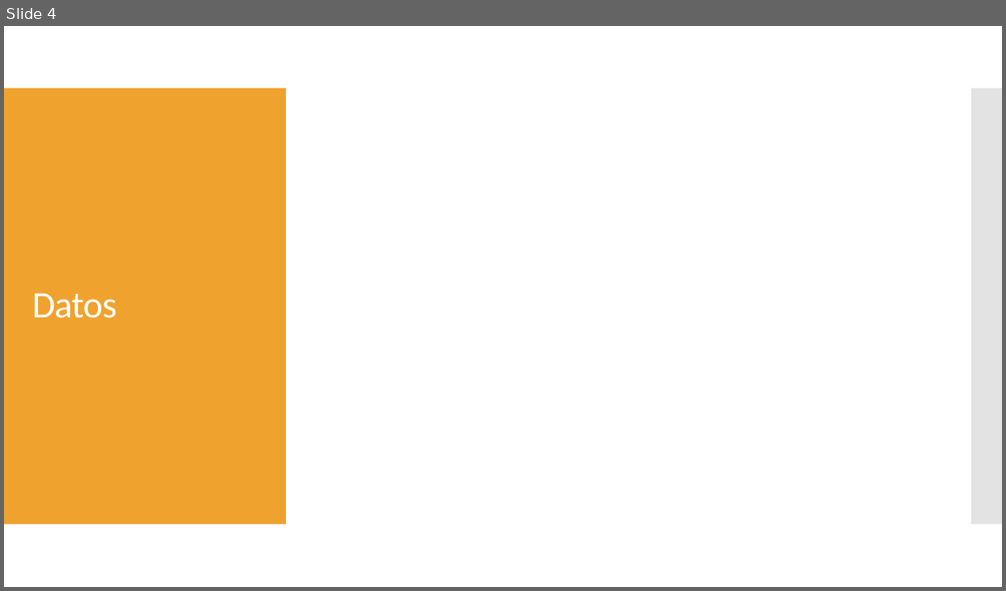
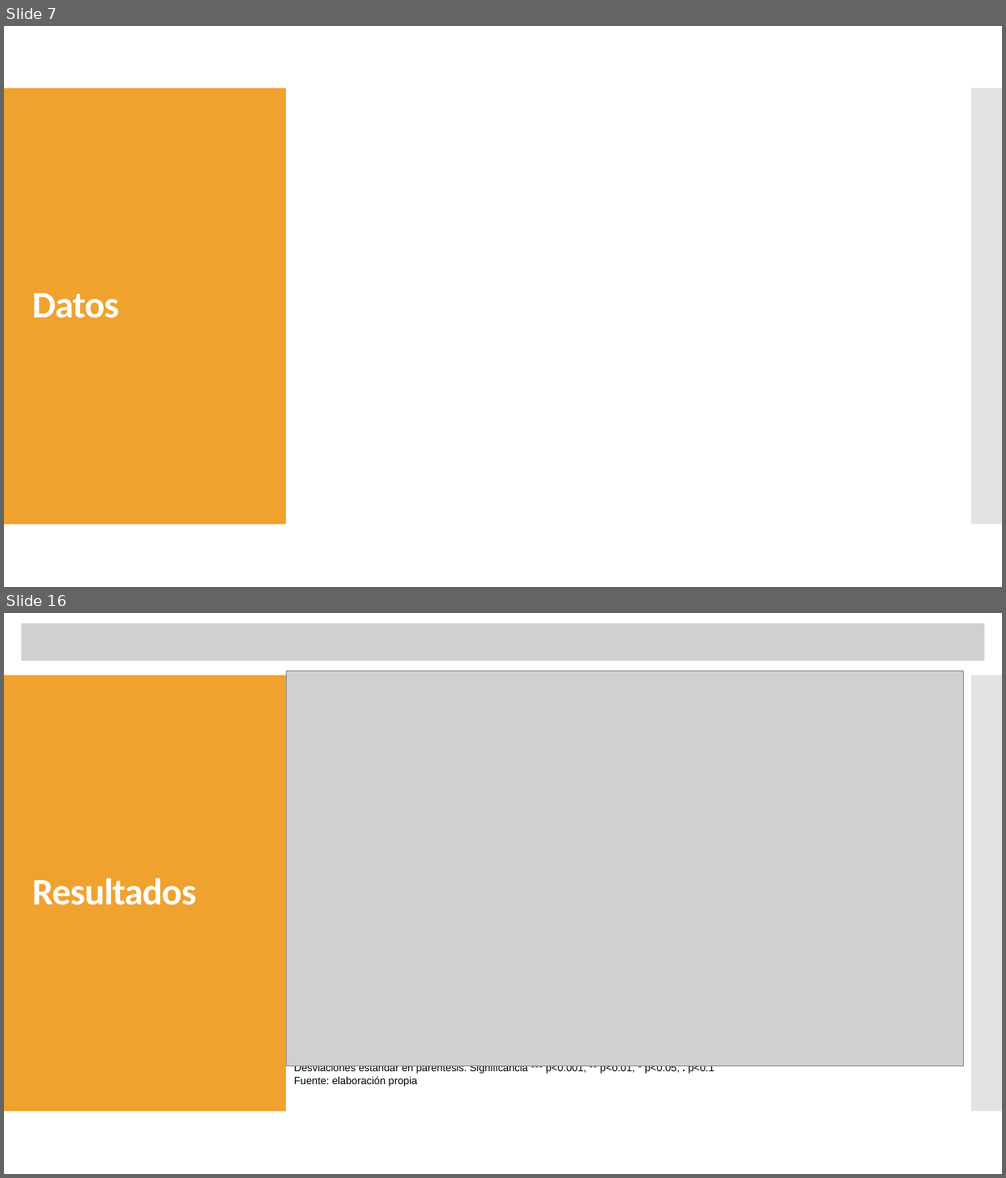
Before and after one commit to oemc/PES_research, a slide deck: Trabajo final/El efecto de la Asistencia Oficial para el desarrollo.pptx. Shown one above the other, each under a label of ours: slide 4 before the commit, slides 7 and 16 after it; the slides between them are not shown. The pictures are 1006x591 and 1006x1178 pixels, drawn with LibreOffice and Linux fonts; fonts in the diff are those of the drawing; grey boxes stand for pictures. Boxes give left, top, right and bottom in pixels: in the first picture for what was removed or moved away, otherwise in the second. Text is boxed around its words. In the diff, an @@ line names an element or a change of style, - is before the commit and + after.

```diff
--- a/Trabajo final/El efecto de la Asistencia Oficial para el desarrollo.pptx
+++ b/Trabajo final/El efecto de la Asistencia Oficial para el desarrollo.pptx
@@ slide 16 added at <box>4,613,1002,1174</box>, background #FFFFFF; not listed: 2 template elements that a slide beside it also shows @@
@@ picture added at <box>21,624,985,661</box> @@
@@ picture added at <box>287,671,965,1067</box> @@
@@ title added at <box>32,878,197,905</box>, 36 pt, text #FFFFFF, bold @@
+Resultados
@@ text added at <box>294,1066,714,1087</box>, 10 pt, text #000000 @@
+Desviaciones estándar en paréntesis. Significancia *** p<0.001, ** p<0.01, * p<0.05, . p<0.1
+Fuente: elaboración propia
@@ what was slide 4 is now slide 7 @@
@@ slide 7 changed as well @@
@@ title "Datos" at <box>32,293,119,318</box>: bold on @@
```
Also in this commit, not shown: 5 other slides changed, 11 other slides added, 2 slides removed, 11 other files.
